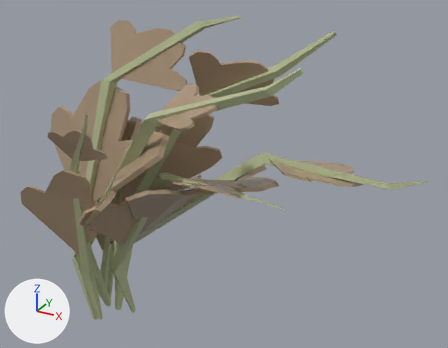
A saved change to the FBX model Assets/Art/Models/Vegetables/Carrot/Dry/Carrot_Dry_5.fbx.
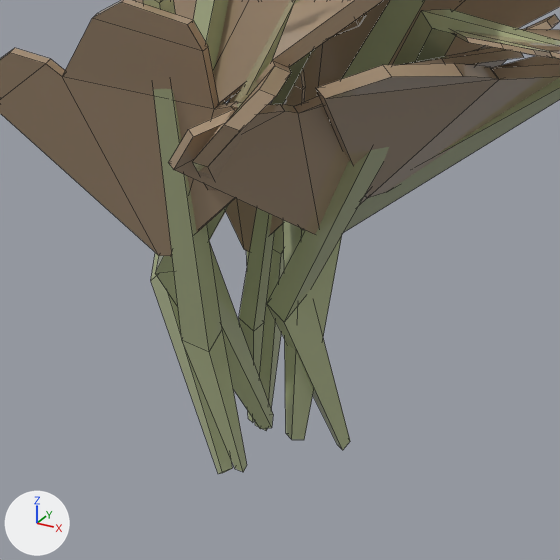
There are two pictures of each version: one whole from a 50 mm lens placed at (0.253, -0.289, 0.268), pointed at (0.085, 0.017, 0.115), one close up on the part from 5% to 45% of the width and 49% to 100% of the height. Every picture has the same lights, and +X, +Y and +Z are marked at lower left. The close-ups show mesh edges as thin lines. Where no turn or scale is listed for an object, it has been applied to the vertices.

Objects in the first close-up: '5_Dry_Carrot'.
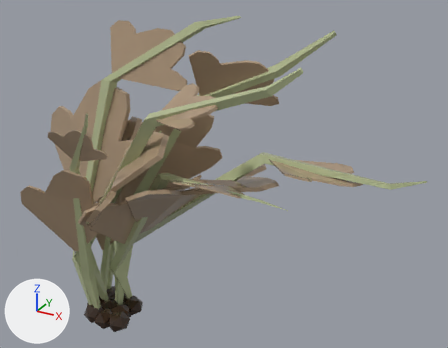
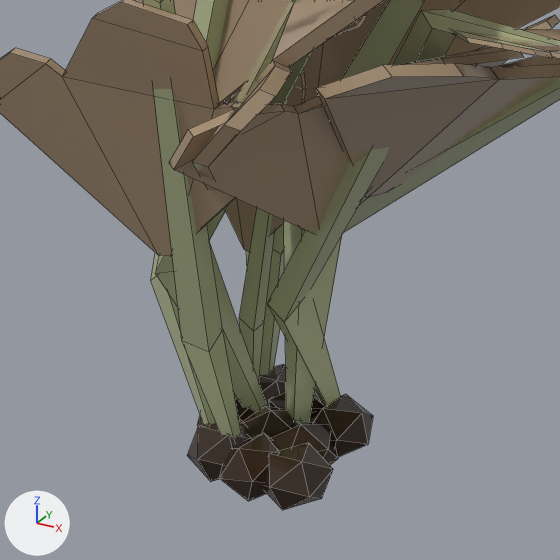
The newer file is also rescaled (x2.0) as a whole; pictures and numbers use the older file's frame.

Boxes [x1, y1, x2, y2] around the edits, measured in the close-ups (560 x 560 px; the box of a moved part takes in the faces that stretch with it):
```json
{"object": "5_Dry_Carrot", "change": "reshaped", "before": [0, 0, 560, 474], "after": [0, 0, 560, 510]}
{"part": 1, "of": "me_plane_008", "change": "added", "after": [187, 417, 251, 482]}
{"part": 2, "of": "me_plane_008", "change": "added", "after": [259, 364, 286, 406], "on screen": "black"}
{"part": 3, "of": "me_plane_008", "change": "added", "after": [309, 394, 373, 457]}
{"part": 4, "of": "me_plane_008", "change": "added", "after": [263, 443, 333, 510]}
{"part": 5, "of": "me_plane_008", "change": "added", "after": [271, 420, 338, 465]}
{"part": 6, "of": "me_plane_008", "change": "added", "after": [219, 433, 281, 501], "on screen": "brown"}
{"part": 7, "of": "me_plane_008", "change": "added", "after": [269, 389, 323, 416]}
{"part": 8, "of": "me_plane_008", "change": "added", "after": [243, 406, 294, 438], "on screen": "black"}
{"part": 9, "of": "me_plane_008", "change": "added", "after": [197, 394, 255, 426]}
{"part": 10, "of": "me_plane_008", "change": "moved or reshaped", "before": [151, 221, 350, 474], "after": [151, 221, 342, 425]}
```

Edits to the scene script, one JSON object a line:
```json
{"block": "me_plane_008", "where": "# used by ob_5_dry_carrot; location = (0.0, 0.0, 0.0)"}
{"op": "remove", "block": "me_plane_008", "code": "me_plane_008.from_pydata(...)  # 588 vertices, 539 faces; spans x -0.06..0.205, y -0.065..0.07, z -0.012..0.211"}
{"op": "add", "block": "me_plane_008", "code": "me_plane_008.from_pydata(...)  # 696 vertices, 719 faces; spans x -0.06..0.205, y -0.065..0.07, z -0.008..0.211"}
{"block": "me_plane_008", "change": "me_plane_008 part 1: a new loose piece, an icosphere of 20 faces spanning x -0.012..0.002, y -0.019..-0.003, z -0.008..0.005, in mat_base_color (picture img_paleta_png)"}
{"block": "me_plane_008", "change": "me_plane_008 part 2: a new loose piece, an icosphere of 20 faces spanning x -0.016..-0.001, y 0.003..0.019, z -0.008..0.005, in mat_base_color (picture img_paleta_png)"}
{"block": "me_plane_008", "change": "me_plane_008 part 3: a new loose piece, an icosphere of 20 faces spanning x 0.004..0.021, y 0.001..0.016, z -0.008..0.005, in mat_base_color (picture img_paleta_png)"}
{"block": "me_plane_008", "change": "me_plane_008 part 4: a new loose piece, an icosphere of 20 faces spanning x 0.008..0.023, y -0.019..-0.003, z -0.008..0.005, in mat_base_color (picture img_paleta_png)"}
{"block": "me_plane_008", "change": "me_plane_008 part 5: a new loose piece, an icosphere of 20 faces spanning x 0.003..0.019, y -0.01..0.005, z -0.008..0.005, in mat_base_color (picture img_paleta_png)"}
{"block": "me_plane_008", "change": "me_plane_008 part 6: a new loose piece, an icosphere of 20 faces spanning x -0.003..0.014, y -0.02..-0.005, z -0.008..0.005, in mat_base_color (picture img_paleta_png)"}
{"block": "me_plane_008", "change": "me_plane_008 part 7: a new loose piece, an icosphere of 20 faces spanning x -0.006..0.009, y 0.002..0.018, z -0.008..0.005, in mat_base_color (picture img_paleta_png)"}
{"block": "me_plane_008", "change": "me_plane_008 part 8: a new loose piece, an icosphere of 20 faces spanning x -0.006..0.009, y -0.009..0.006, z -0.008..0.005, in mat_base_color (picture img_paleta_png)"}
{"block": "me_plane_008", "change": "me_plane_008 part 9: a new loose piece, an icosphere of 20 faces spanning x -0.02..-0.003, y -0.007..0.008, z -0.008..0.005, in mat_base_color (picture img_paleta_png)"}
{"block": "me_plane_008", "change": "me_plane_008 part 10"}
{"block": "me_plane_008", "change": "4 vertices in x -0.007..0.005, y 0.001..0.007, z -0.003 move by (0.0, 0.0, -0.003)"}
{"block": "me_plane_008", "change": "4 vertices in x -0.013..0.011, y -0.01..0.014, z -0.01 move by (0.0, 0.0, 0.004)"}
{"block": "me_plane_008", "change": "4 vertices in x -0.01..0.011, y -0.007..0.013, z -0.011 move by (0.0, 0.0, 0.005)"}
{"block": "me_plane_008", "change": "3 vertices in x -0.006..0.006, y 0.003..0.004, z -0.005 move by (0.0, 0.0, -0.001)"}
{"block": "me_plane_008", "change": "3 vertices in x -0.006..0.009, y -0.011..0.015, z -0.009 move by (0.0, 0.0, 0.003)"}
{"block": "me_plane_008", "change": "2 vertices move from x -0.011..0.004, y 0.005..0.012, z -0.012..-0.004 to x -0.011..0.004, y 0.005..0.012, z -0.006"}
```
